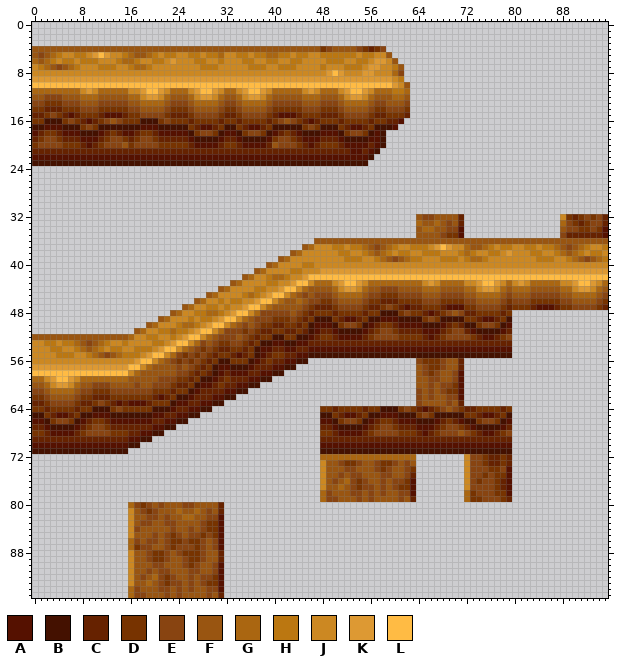
Sprite sheet, stored at juego_plataformas_v1.0/juego/pantallas/pantalla1/imagenes/imagen_tile_suelo.png. This is how it looked before the edit.
The file is 96x96 pixels.
Palette (. is transparent): A #551100  B #441100  C #662200  D #773300  E #884411  F #995511  G #aa6611  H #bb7711  J #cc8822  K #dd9933  L #ffbb44
The result:
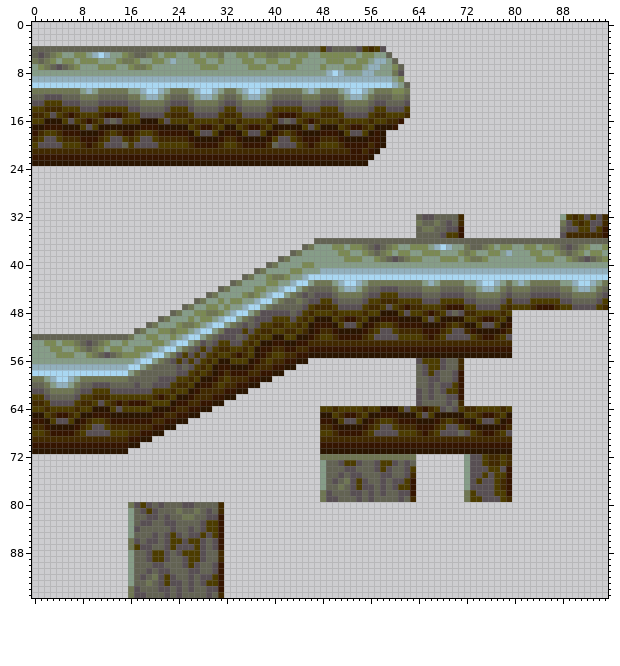
Change:
Colour A changes from #551100 to #351500.
Colour B changes from #441100 to #2a1500.
Colour C changes from #662200 to #412900.
Colour D changes from #773300 to #4c3c00.
Colour E changes from #884411 to #584f53.
Colour F changes from #995511 to #636353.
Colour G changes from #aa6611 to #6f7653.
Colour H changes from #bb7711 to #7b8953.
Colour J changes from #cc8822 to #869d88.
Colour K changes from #dd9933 to #92b0bd.
Colour L changes from #ffbb44 to #a9d7f2.
Where, in picture pixels (left, top, right, bottom), the same in both pictures:
changed: (32, 46, 410, 166)
changed: (32, 214, 608, 502)
changed: (128, 502, 224, 598)
